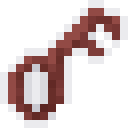
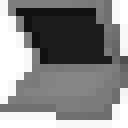
Layers edited between the first and the second 128 × 128 image:
added layer "icon_computer" above "icon_disk" over [0, 0, 128, 128]
hid "icon_temple_key" over [0, 0, 128, 128]
